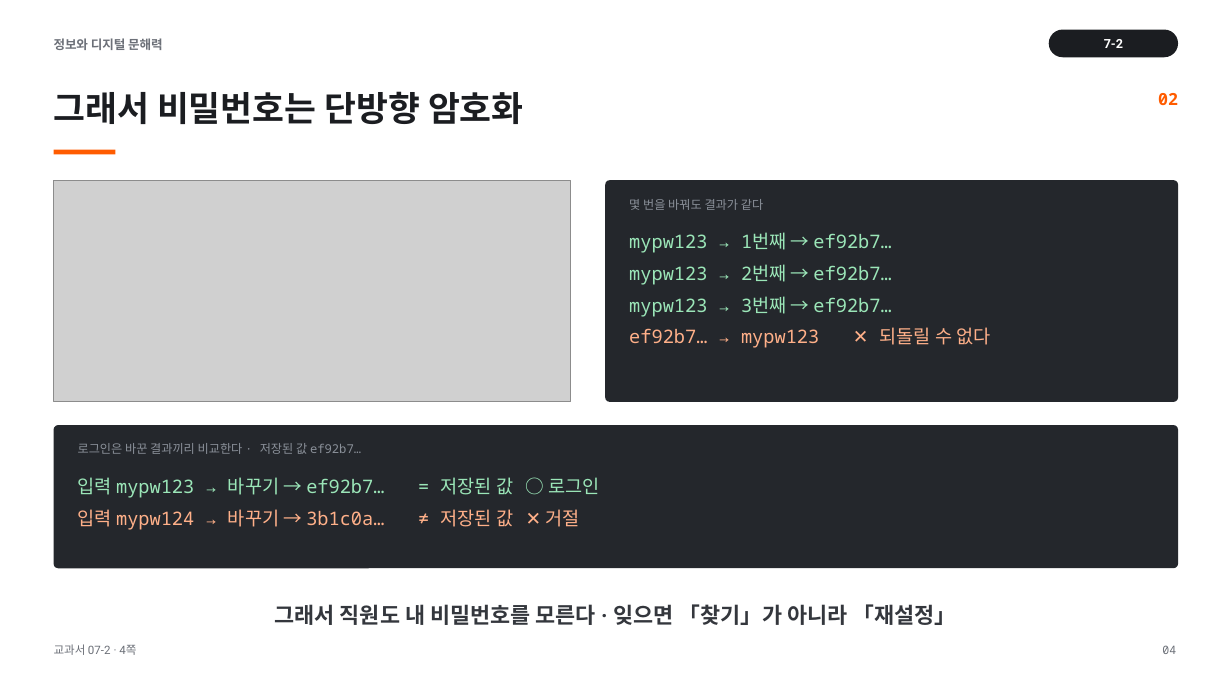
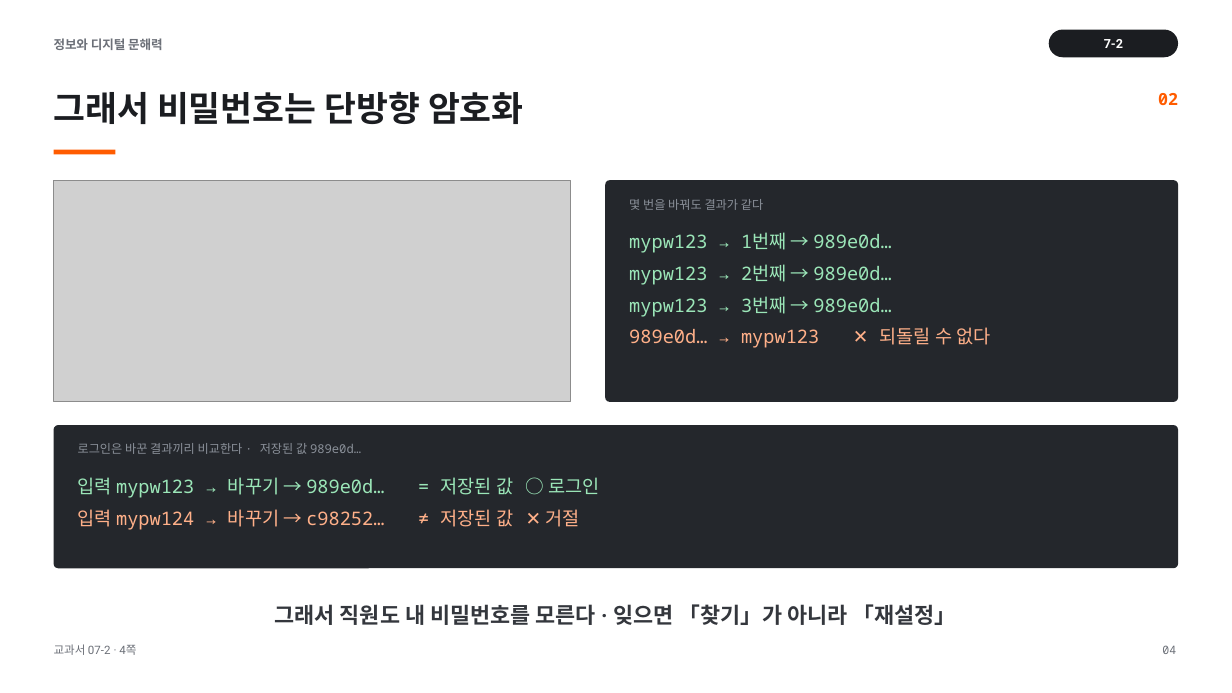
Before and after one commit to cozy819/2026-02__jdh, a slide deck: slide 4 of 07/ppt/07-2_개인정보와_암호화_v1.pptx. Drawn at 1232x693 pixels with LibreOffice and Linux fonts; fonts in the diff are those of the drawing; grey boxes stand for pictures. Boxes give left, top, right and bottom in pixels: in the first picture for what was removed or moved away, otherwise in the second. Text is boxed around its words. In the diff, an @@ line names an element or a change of style, - is before the commit and + after.

```diff
--- a/07/ppt/07-2_개인정보와_암호화_v1.pptx
+++ b/07/ppt/07-2_개인정보와_암호화_v1.pptx
@@ text at [629, 232, 990, 348]: text changed @@
-mypw123 → 1번째 → ef92b7…
-mypw123 → 2번째 → ef92b7…
-mypw123 → 3번째 → ef92b7…
-ef92b7… → mypw123 ✕ 되돌릴 수 없다
+mypw123 → 1번째 → 989e0d…
+mypw123 → 2번째 → 989e0d…
+mypw123 → 3번째 → 989e0d…
+989e0d… → mypw123 ✕ 되돌릴 수 없다
@@ text at [78, 443, 361, 454]: text changed @@
-로그인은 바꾼 결과끼리 비교한다 · 저장된 값 ef92b7…
+로그인은 바꾼 결과끼리 비교한다 · 저장된 값 989e0d…
@@ text at [78, 477, 599, 530]: text changed @@
-입력 mypw123 → 바꾸기 → ef92b7… = 저장된 값 ○ 로그인
-입력 mypw124 → 바꾸기 → 3b1c0a… ≠ 저장된 값 ✕ 거절
+입력 mypw123 → 바꾸기 → 989e0d… = 저장된 값 ○ 로그인
+입력 mypw124 → 바꾸기 → c98252… ≠ 저장된 값 ✕ 거절
```
Also in this commit, not shown: 4 other files.
